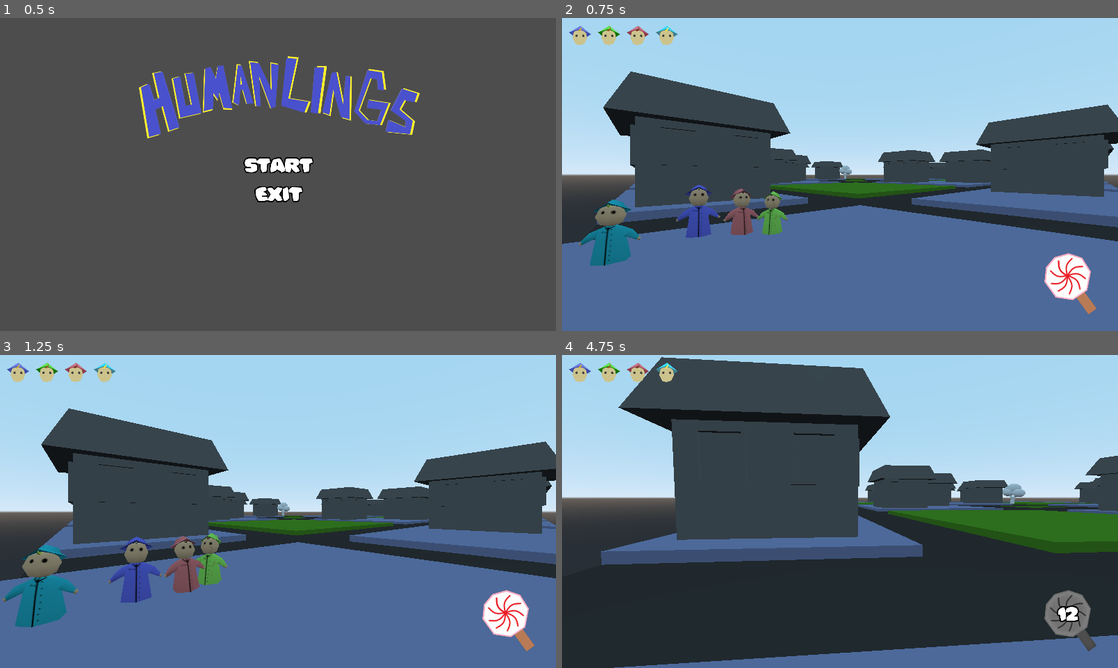
Above: before the commit, frames 1-4 (two rows, left to right).
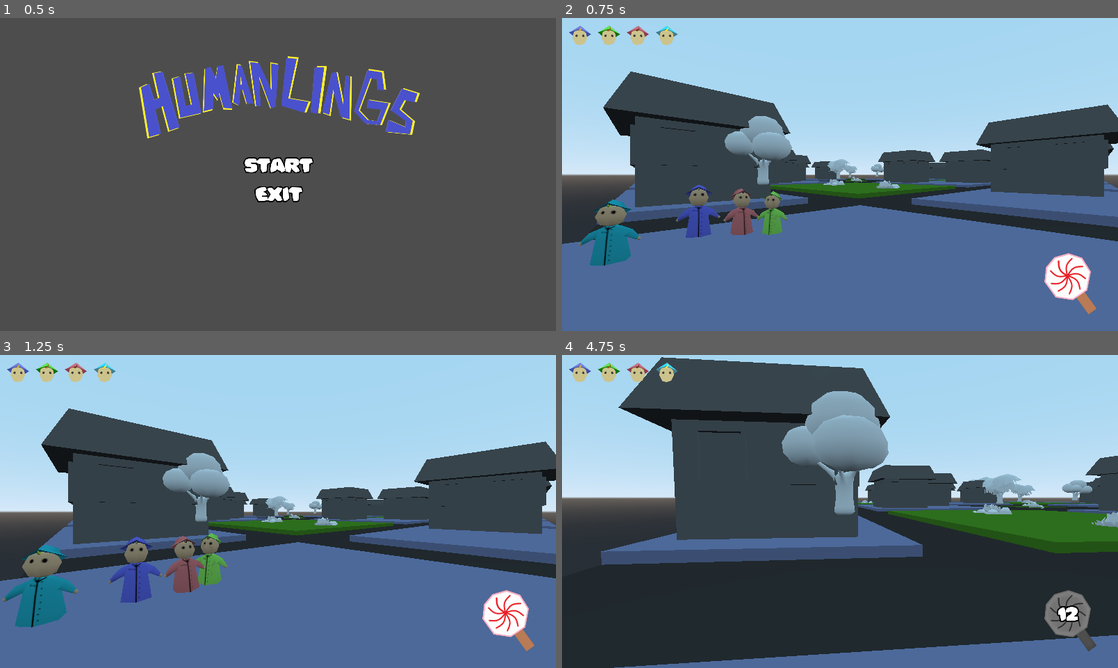
Above: after the commit, the same moments.

Repository: Rustywolf/GGJ2021
Game: Godot game, scene res://Game.tscn
Same seed, same stepped clock (60 frames per second), same inputs: the game is played once before the commit and once after it.
Inputs (mouse positions are in pixels of both pictures, inside the frame that each line leads up to):
- Up to frame 1 (0.5 s): no input
- Up to frame 2 (0.75 s): tap Enter at 0.5 s; move the mouse to (840, 168) at 0.52 s; press the mouse at (840, 168) at 0.53 s; hold D (move_right) from 0.53 s (still down)
- Up to frame 3 (1.25 s): keep holding D (move_right)
- Up to frame 4 (4.75 s): move the mouse to (812, 511) at 1.27 s; release D (move_right) at 1.28 s; release the mouse at (812, 511) at 1.28 s; hold W (move_forward) from 1.28 s (still down); click (812, 511) at 1.35 s; move the mouse to (851, 505) at 2.02 s; press the mouse at (851, 505) at 2.03 s; move the mouse to (834, 517) at 2.77 s; release the mouse at (834, 517) at 2.78 s; click (834, 517) at 2.85 s; move the mouse to (878, 514) at 3.52 s; press the mouse at (878, 514) at 3.53 s; move the mouse to (795, 508) at 4.27 s; release the mouse at (795, 508) at 4.28 s; click (795, 508) at 4.35 s

Frame 1 is identical in both runs. In frame 2, 1.6% of the frame differs, in the area x 29-61%, y 31-55%; in frame 3, 1.6%; in frame 4, 4.9%, in the area x 39-100%, y 11-56%.

Commit message:
Trees

Diff:
--- a/World.tscn
+++ b/World.tscn
@@ -31,6 +31,8 @@
 [ext_resource path="res://Assets/UI/I_Oliver_HOL.png" type="Texture" id=29]
 [ext_resource path="res://Assets/UI/I_Lollipop_Y.png" type="Texture" id=30]
 [ext_resource path="res://Assets/UI/I_Lollipop_N.png" type="Texture" id=31]
+[ext_resource path="res://Scenes/Objects/Rocks/Rocks.tscn" type="PackedScene" id=32]
+[ext_resource path="res://Scenes/Objects/TreeTwo/TreeTwo.tscn" type="PackedScene" id=33]
 
 [sub_resource type="DynamicFont" id=1]
 size = 64
@@ -467,7 +469,31 @@
 [node name="Decoration" type="Spatial" parent="CanvasLayer/Navigation/NavigationMeshInstance"]
 
 [node name="Tree 1" parent="CanvasLayer/Navigation/NavigationMeshInstance/Decoration" instance=ExtResource( 14 )]
-transform = Transform( -3.25841e-07, 0, -2, 0, 2, 0, 2, 0, -3.25841e-07, -0.00634289, 0.24233, -7.07773 )
+transform = Transform( -4.88762e-07, 0, -3, 0, 3, 0, 3, 0, -4.88762e-07, 20.8065, 0.113065, -27.2143 )
+
+[node name="Tree 2" parent="CanvasLayer/Navigation/NavigationMeshInstance/Decoration" instance=ExtResource( 14 )]
+transform = Transform( 2.48957, 0, 1.67393, 0, 3, 0, -1.67393, 0, 2.48957, 29.9669, 0.113065, 28.663 )
+
+[node name="Tree 3" parent="CanvasLayer/Navigation/NavigationMeshInstance/Decoration" instance=ExtResource( 14 )]
+transform = Transform( 1.79334, 0, -2.40498, 0, 3, 0, 2.40498, 0, 1.79334, -27.1861, 0.113065, 20.3279 )
+
+[node name="Tree 4" parent="CanvasLayer/Navigation/NavigationMeshInstance/Decoration" instance=ExtResource( 14 )]
+transform = Transform( 1.79334, 0, -2.40498, 0, 3, 0, 2.40498, 0, 1.79334, -20.481, 0.113065, -20.4359 )
+
+[node name="Tree 5" parent="CanvasLayer/Navigation/NavigationMeshInstance/Decoration" instance=ExtResource( 33 )]
+transform = Transform( -3.90728, 0, 3.11981, 0, 5, 0, -3.11981, 0, -3.90728, -4.65661e-10, -0.228069, -1.86265e-09 )
+
+[node name="Tree 6" parent="CanvasLayer/Navigation/NavigationMeshInstance/Decoration" instance=ExtResource( 33 )]
+transform = Transform( -2.77876, 0, -1.13071, 0, 3, 0, 1.13071, 0, -2.77876, 21.0679, -0.228069, 19.2895 )
+
+[node name="Tree 7" parent="CanvasLayer/Navigation/NavigationMeshInstance/Decoration" instance=ExtResource( 33 )]
+transform = Transform( 1.93677, 0, -2.29105, 0, 3, 0, 2.29105, 0, 1.93677, -18.9659, -0.228069, 27.5917 )
+
+[node name="Tree 8" parent="CanvasLayer/Navigation/NavigationMeshInstance/Decoration" instance=ExtResource( 33 )]
+transform = Transform( 1.7851, 0, 2.4111, 0, 3, 0, -2.4111, 0, 1.7851, -29.7712, -0.228069, -27.6796 )
+
+[node name="Tree 9" parent="CanvasLayer/Navigation/NavigationMeshInstance/Decoration" instance=ExtResource( 33 )]
+transform = Transform( -1.38399, 0, 2.66168, 0, 3, 0, -2.66168, 0, -1.38399, 31.6949, -0.228069, -24.7076 )
 
 [node name="Pavement" type="Spatial" parent="CanvasLayer" groups=[
 "Pavement",
@@ -588,6 +614,36 @@
 speed = 5.0
 
 [node name="Cars" type="Spatial" parent="CanvasLayer"]
+
+[node name="Rocks and Bush" parent="." instance=ExtResource( 32 )]
+transform = Transform( 0.933916, 0, 1.76856, 0, 2, 0, -1.76856, 0, 0.933916, 26.1645, 0, -26.1037 )
+
+[node name="Rocks and Bush2" parent="." instance=ExtResource( 32 )]
+transform = Transform( 0.912363, 0, -1.77977, 0, 2, 0, 1.77977, 0, 0.912363, 21.1212, 0, -22.8986 )
+
+[node name="Rocks and Bush3" parent="." instance=ExtResource( 32 )]
+transform = Transform( 1.89563, 0, 0.637654, 0, 2, 0, -0.637654, 0, 1.89563, 26.5744, 0, 26.9973 )
+
+[node name="Rocks and Bush4" parent="." instance=ExtResource( 32 )]
+transform = Transform( -0.565688, 0, -1.91833, 0, 2, 0, 1.91833, 0, -0.565688, 20.7113, 0, 25.8435 )
+
+[node name="Rocks and Bush5" parent="." instance=ExtResource( 32 )]
+transform = Transform( 1.89563, 0, 0.637654, 0, 2, 0, -0.637654, 0, 1.89563, -25.7041, 0, 26.9973 )
+
+[node name="Rocks and Bush6" parent="." instance=ExtResource( 32 )]
+transform = Transform( -0.565688, 0, -1.91833, 0, 2, 0, 1.91833, 0, -0.565688, -31.5673, 0, 25.8435 )
+
+[node name="Rocks and Bush7" parent="." instance=ExtResource( 32 )]
+transform = Transform( -1.64232, 0, -1.1414, 0, 2, 0, 1.1414, 0, -1.64232, -27.2284, 0, -25.7242 )
+
+[node name="Rocks and Bush9" parent="." instance=ExtResource( 32 )]
+transform = Transform( -1.23174, 0, -0.856048, 0, 1.5, 0, 0.856048, 0, -1.23174, -1.00723, 0, -1.21925 )
+
+[node name="Rocks and Bush10" parent="." instance=ExtResource( 32 )]
+transform = Transform( 0.317346, 0, 1.46605, 0, 1.5, 0, -1.46605, 0, 0.317346, 3.04955, 0, 0.753166 )
+
+[node name="Rocks and Bush8" parent="." instance=ExtResource( 32 )]
+transform = Transform( 0.0077852, 0, 1.99998, 0, 2, 0, -1.99998, 0, 0.0077852, -21.2762, 0, -26.2526 )
 [connection signal="gui_input" from="Overlay/Exit" to="." method="_on_Exit_gui_input"]
 [connection signal="mouse_entered" from="Overlay/Exit" to="." method="_on_Exit_mouse_entered"]
 [connection signal="mouse_exited" from="Overlay/Exit" to="." method="_on_Exit_mouse_exited"]
Not shown: 1 places in World.tscn that only renumber resources
